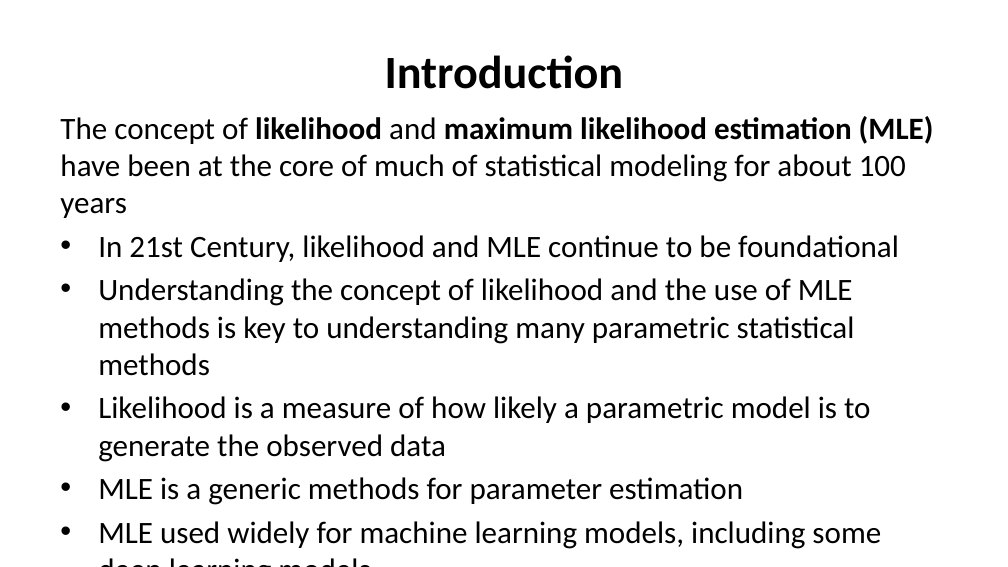
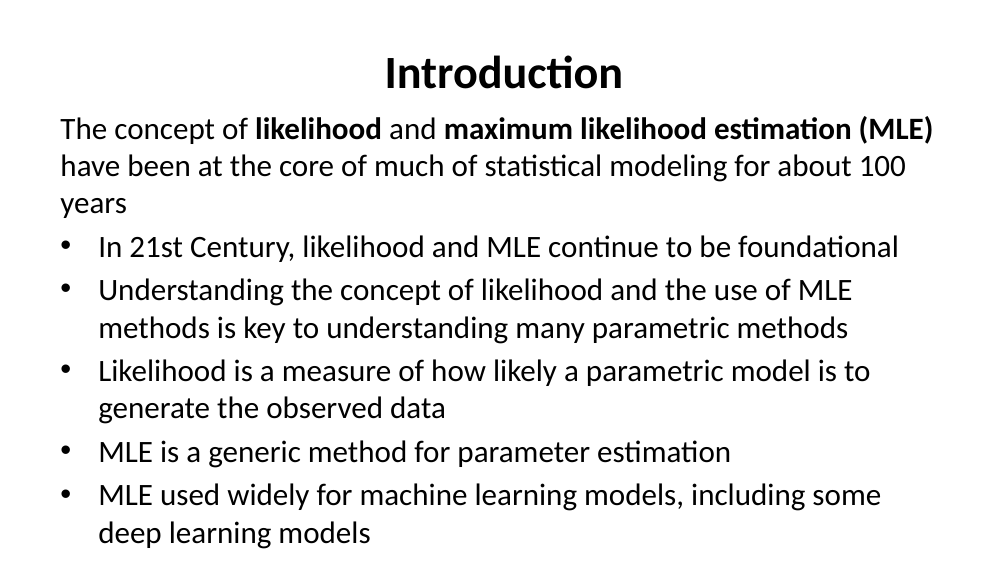
Before and after one commit to StephenElston/CSCI-E-83, a slide deck: slide 2 of LectureSlides/05_ParameterEstimationAndLikelihood.pptx (slide 5 before the commit). Drawn at 1008x567 pixels with LibreOffice and Linux fonts; fonts in the diff are those of the drawing. Boxes give left, top, right and bottom in pixels: in the first picture for what was removed or moved away, otherwise in the second. Text is boxed around its words. In the diff, an @@ line names an element or a change of style, - is before the commit and + after.

```diff
--- a/LectureSlides/05_ParameterEstimationAndLikelihood.pptx
+++ b/LectureSlides/05_ParameterEstimationAndLikelihood.pptx
@@ text at (98, 278, 853, 344): text changed @@
-• Understanding the concept of likelihood and the use of MLE methods is key to understanding many parametric statistical methods
+• Understanding the concept of likelihood and the use of MLE methods is key to understanding many parametric methods
@@ text at (98, 440, 731, 468): text changed @@
-• MLE is a generic methods for parameter estimation
+• MLE is a generic method for parameter estimation
```
Also in this commit, not shown: 2 slides added, 4 slides removed, 1 other file.
